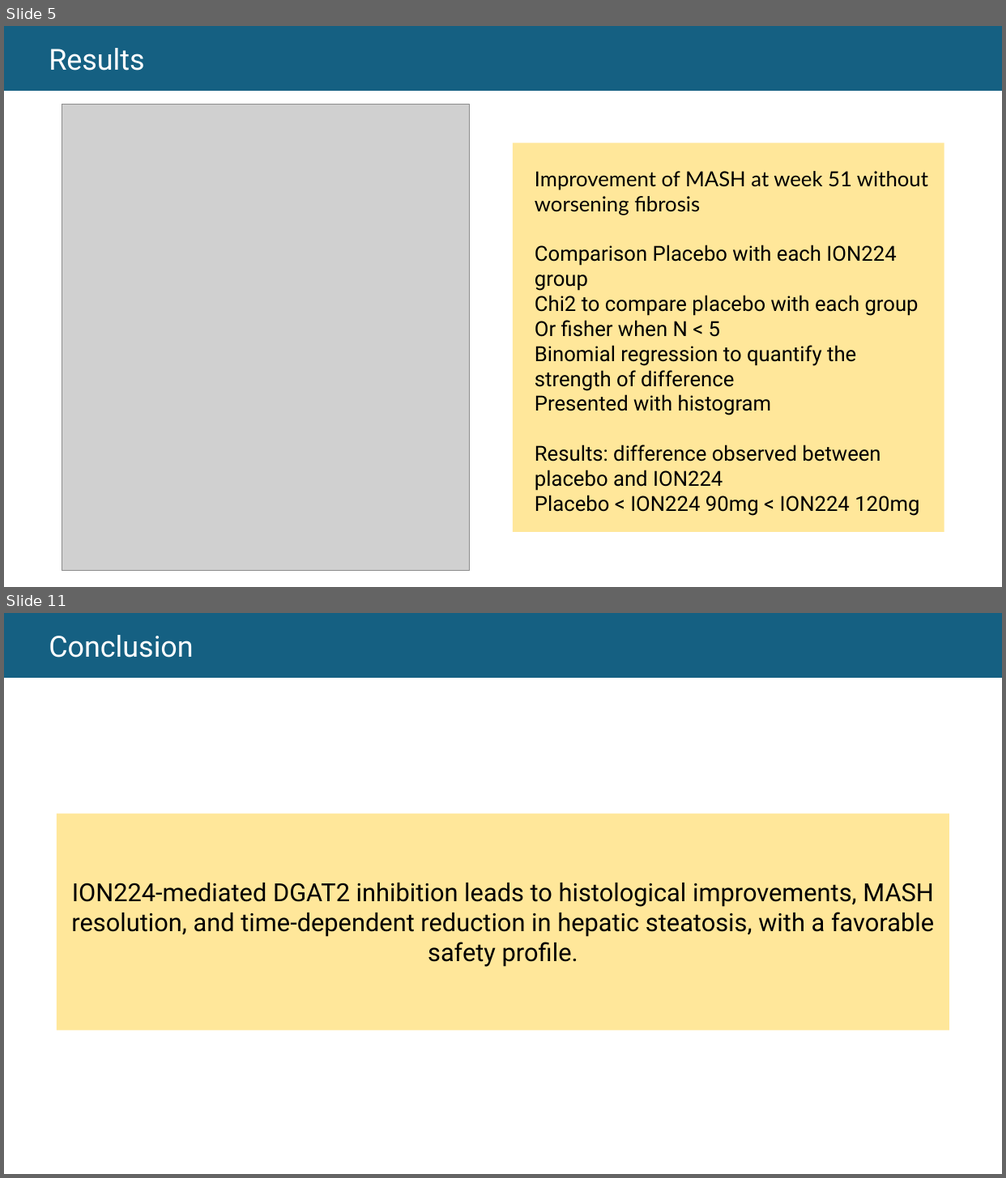
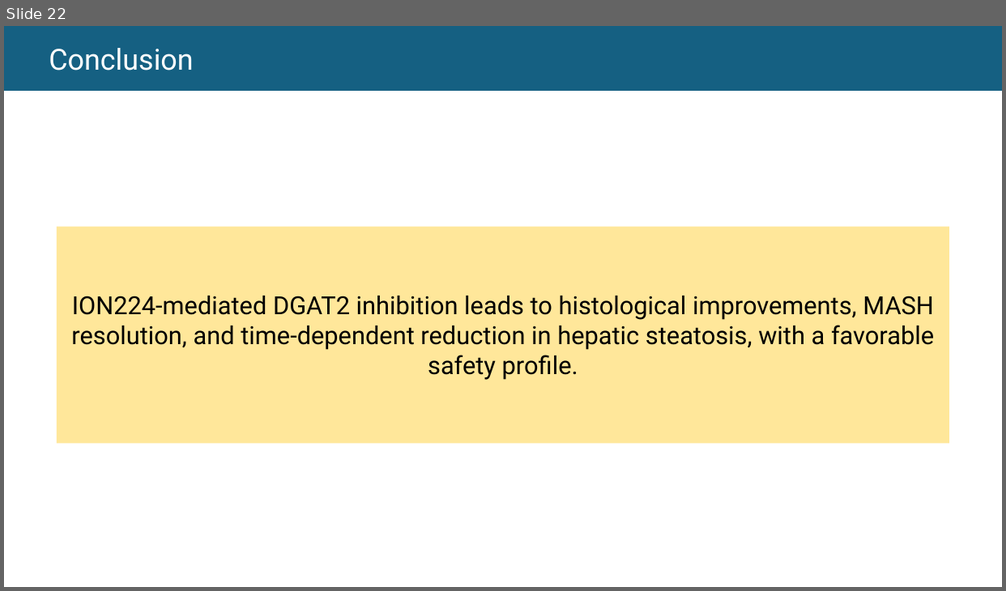
Before and after one commit to thomashusson29/M2biostatistiques, a slide deck: S1/devoirEO/Oral M2.pptx. Shown one above the other, each under a label of ours: slides 5 and 11 before the commit, slide 22 after it; the slides between them are not shown. The pictures are 1006x1178 and 1006x591 pixels, drawn with LibreOffice and Linux fonts; fonts in the diff are those of the drawing; grey boxes stand for pictures. Boxes give left, top, right and bottom in pixels: in the first picture for what was removed or moved away, otherwise in the second. Text is boxed around its words. In the diff, an @@ line names an element or a change of style, - is before the commit and + after.

```diff
--- a/S1/devoirEO/Oral M2.pptx
+++ b/S1/devoirEO/Oral M2.pptx
@@ slide 5 removed at (x1=4, y1=26, x2=1002, y2=587), background #FFFFFF @@
@@ rectangle removed at (x1=4, y1=26, x2=1002, y2=90) @@
-  Results
@@ picture removed at (x1=62, y1=104, x2=469, y2=571) @@
@@ rectangle removed at (x1=513, y1=143, x2=945, y2=532) @@
@@ text removed at (x1=535, y1=171, x2=928, y2=516) @@
-Improvement of MASH at week 51 without worsening fibrosis
-Comparison Placebo with each ION224 group
-Chi2 to compare placebo with each group
-Or fisher when N < 5
-Binomial regression to quantify the strength of difference
-Presented with histogram
-Results: difference observed between placebo and ION224
-Placebo < ION224 90mg < ION224 120mg
@@ what was slide 11 is now slide 22 @@
```
Also in this commit, not shown: 3 slides changed, 18 slides added, 6 other slides removed, 31 other files.
